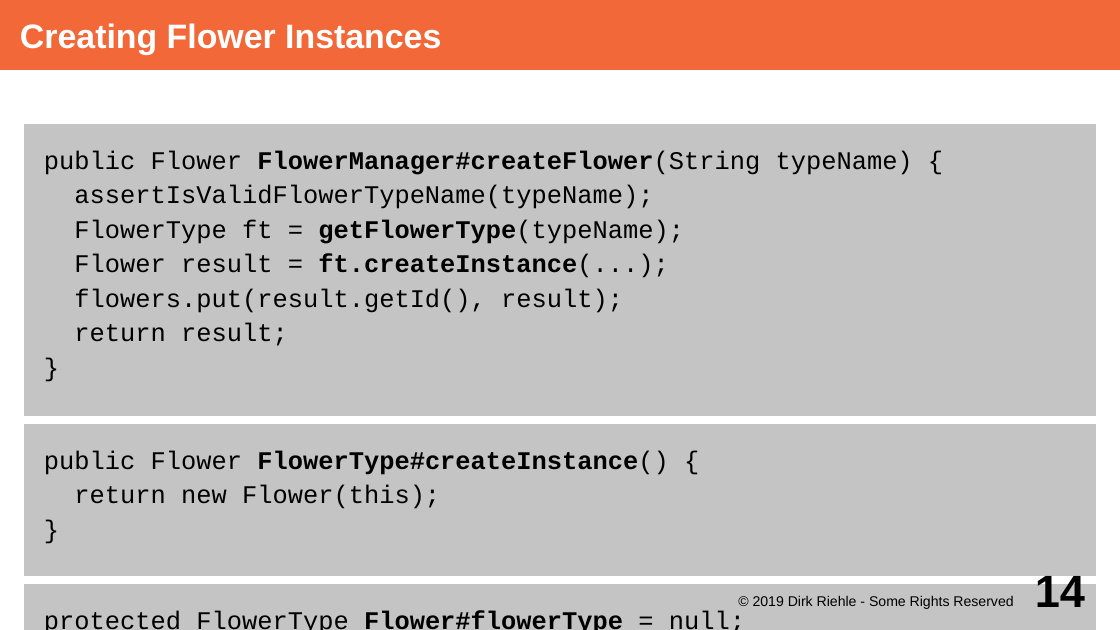
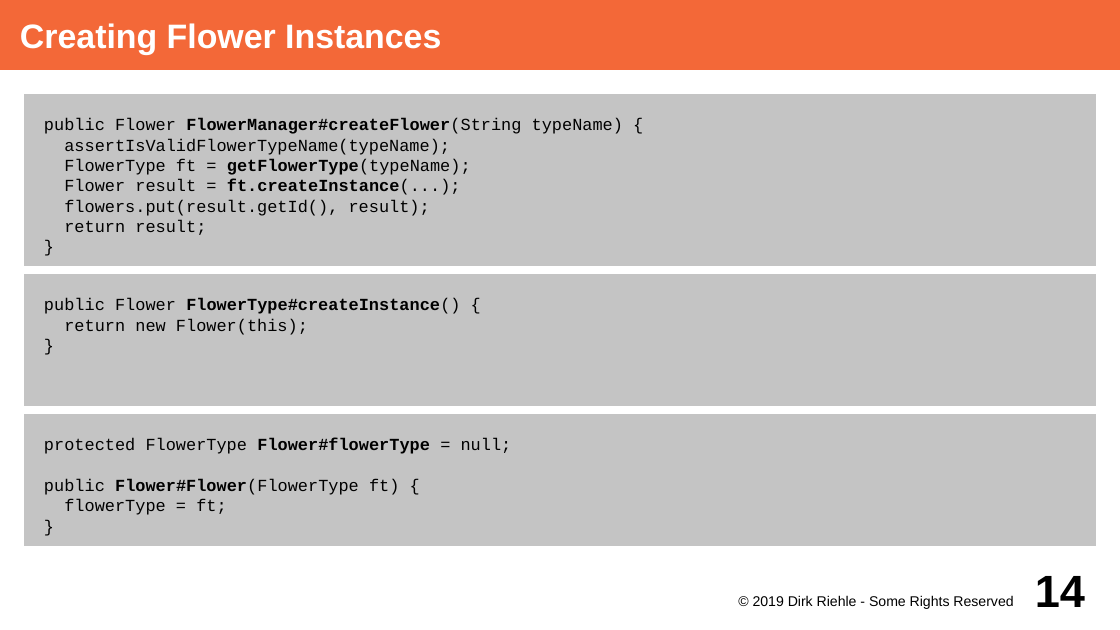
Before and after one commit to dirkriehle/adap-course, a slide deck: slide 14 of Lecture Slides/ADAP C09 - Type Objects.odp. Drawn at 1120x630 pixels with LibreOffice and Linux fonts; fonts in the diff are those of the drawing. Boxes give left, top, right and bottom in pixels: in the first picture for what was removed or moved away, otherwise in the second. Text is boxed around its words. In the diff, an @@ line names an element or a change of style, - is before the commit and + after.

Commit message:
Finished first round of adjusting slides to new 16x9 format

```diff
--- a/Lecture Slides/ADAP C09 - Type Objects.odp
+++ b/Lecture Slides/ADAP C09 - Type Objects.odp
@@ text "public Flower FlowerManager#createFlower(String typeName) {": place and size @@
-text "public Flower FlowerManager#createFlower(String typeName) {" at (20, 120, 1101, 420)
+text "public Flower FlowerManager#createFlower(String typeName) {" at (20, 90, 1101, 270)
@@ size 18 to 12 pt; less space between paragraphs in 3 elements at (20, 90, 1101, 270), (20, 411, 1101, 551), (20, 270, 1101, 411) @@
@@ text "public Flower FlowerType#createInstance() {": place and size @@
-text "public Flower FlowerType#createInstance() {" at (20, 420, 1101, 579)
+text "public Flower FlowerType#createInstance() {" at (20, 270, 1101, 411)
@@ text "protected FlowerType Flower#flowerType = null;": place and size @@
-text "protected FlowerType Flower#flowerType = null;" at (20, 580, 1101, 630)
+text "protected FlowerType Flower#flowerType = null;" at (20, 411, 1101, 551)
```
Also in this commit, not shown: 22 other slides changed, 38 other files.
